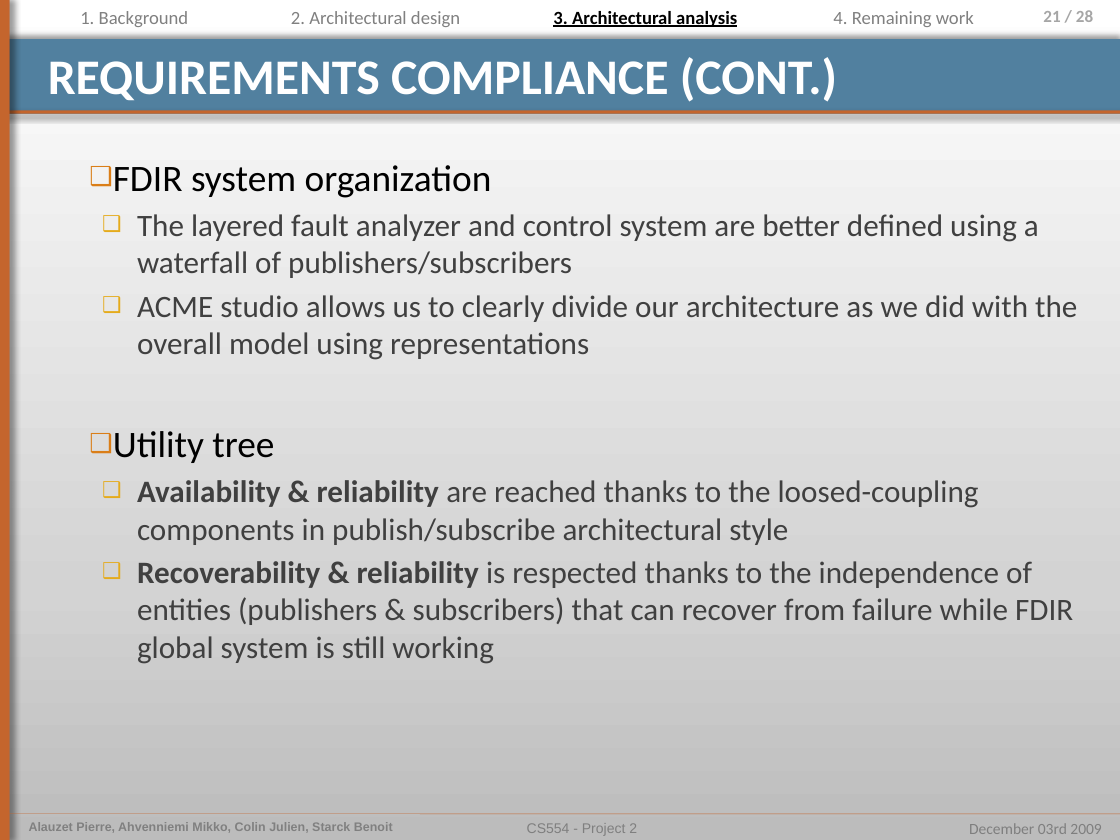
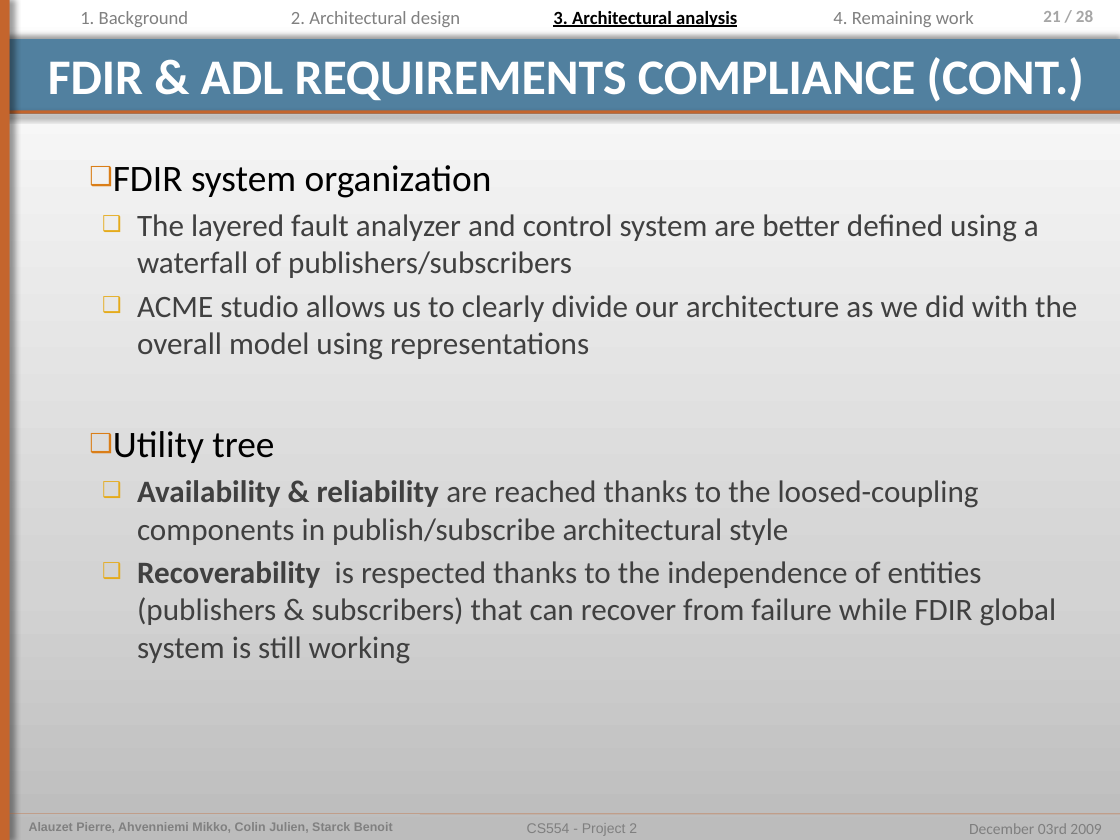
Before and after one commit to pierrealauzet/euroteam, a slide deck: slide 21 of Project 2/Part3/CS554_EuroTeam_Project2_OP6.pptx. Drawn at 1120x840 pixels with LibreOffice and Linux fonts; fonts in the diff are those of the drawing. Boxes give left, top, right and bottom in pixels: in the first picture for what was removed or moved away, otherwise in the second. Text is boxed around its words. In the diff, an @@ line names an element or a change of style, - is before the commit and + after.

```diff
--- a/Project 2/Part3/CS554_EuroTeam_Project2_OP6.pptx
+++ b/Project 2/Part3/CS554_EuroTeam_Project2_OP6.pptx
@@ title at box(48, 57, 1084, 101): text changed @@
-REQUIREMENTS COMPLIANCE (CONT.)
+FDIR & ADL REQUIREMENTS COMPLIANCE (CONT.)
@@ text at box(137, 561, 1057, 664): text changed @@
-  ❑ Recoverability & reliability is respected thanks to the independence of entities (publishers & subscribers) that can recover from failure while FDIR global system is still working
+  ❑ Recoverability is respected thanks to the independence of entities (publishers & subscribers) that can recover from failure while FDIR global system is still working
```
Also in this commit, not shown: 2 other slides changed.
